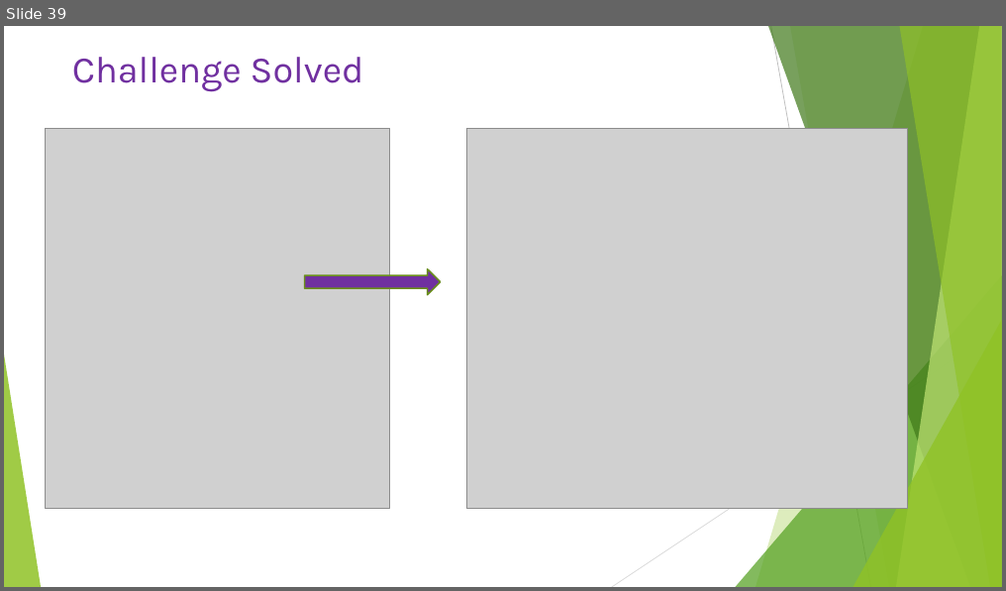
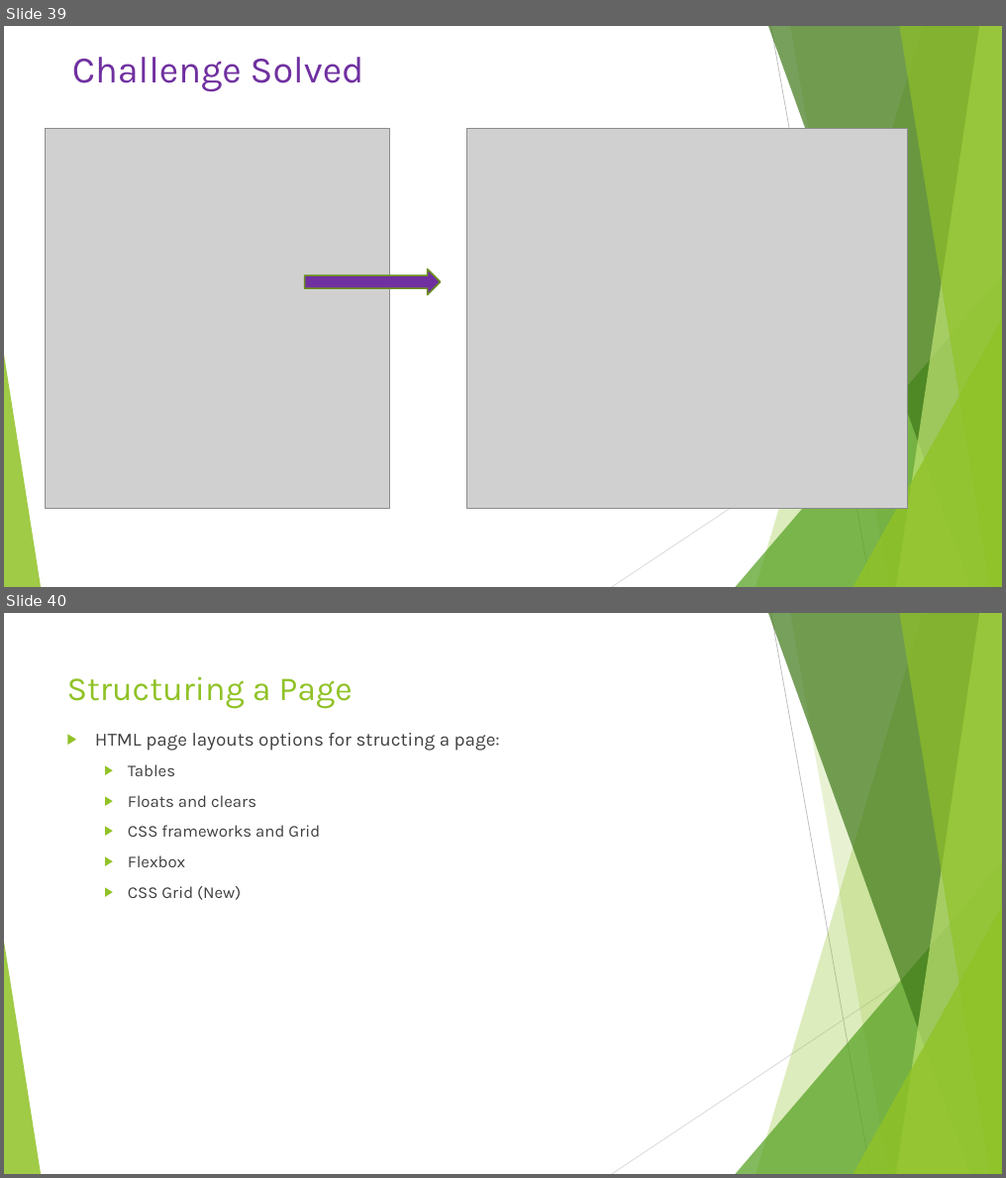
Before and after one commit to anumsh/Introduction-To-CSS, a slide deck: Introduction-to-CSS.pptx. Shown one above the other, each under a label of ours: slide 39 before the commit, slides 39 and 40 after it. The pictures are 1006x591 and 1006x1178 pixels, drawn with LibreOffice and Linux fonts; fonts in the diff are those of the drawing; grey boxes stand for pictures. Boxes give left, top, right and bottom in pixels: in the first picture for what was removed or moved away, otherwise in the second. Text is boxed around its words. In the diff, an @@ line names an element or a change of style, - is before the commit and + after.

Commit message:
feat: Structuring of page in CSS

```diff
--- a/Introduction-to-CSS.pptx
+++ b/Introduction-to-CSS.pptx
@@ slide 40 added at [4, 613, 1002, 1174], background #FFFFFF; not listed: 10 template elements that a slide beside it also shows @@
@@ title added at [67, 676, 352, 708], 32.4 pt, text #90C226 @@
+Structuring a Page
@@ text added at [95, 733, 500, 900], 16 pt, text #404040 @@
+▶ HTML page layouts options for structing a page:
+  ▶ Tables
+  ▶ Floats and clears
+  ▶ CSS frameworks and Grid
+  ▶ Flexbox
+  ▶ CSS Grid (New)
```
